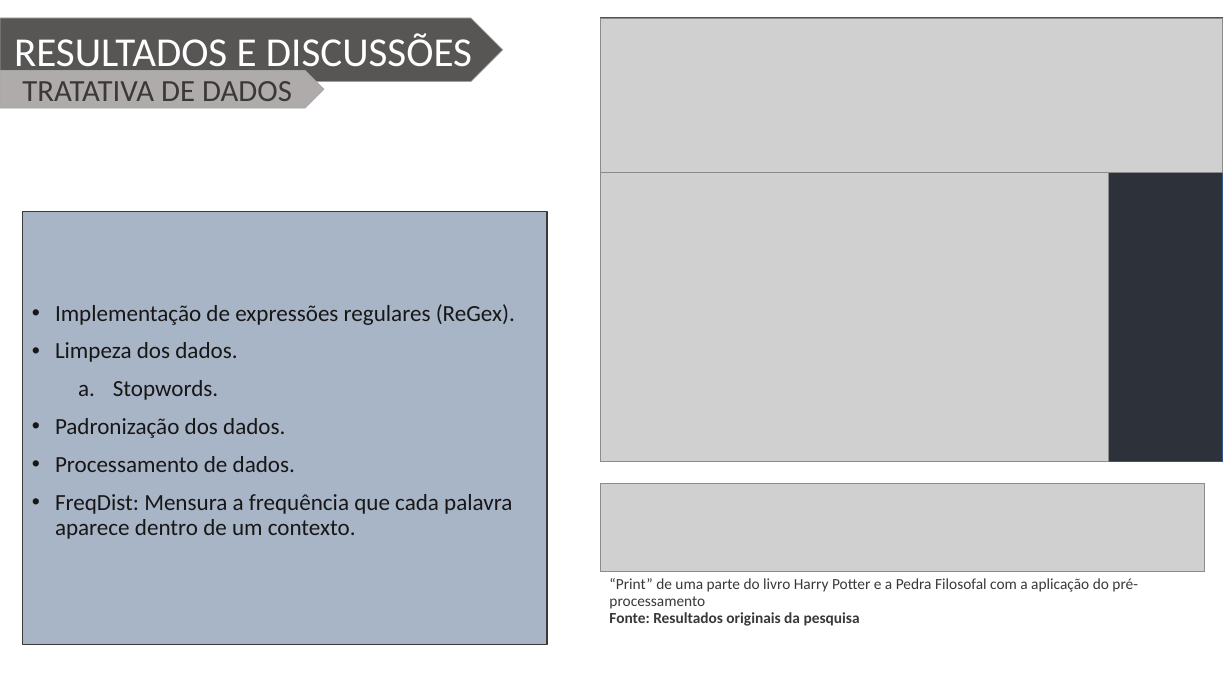
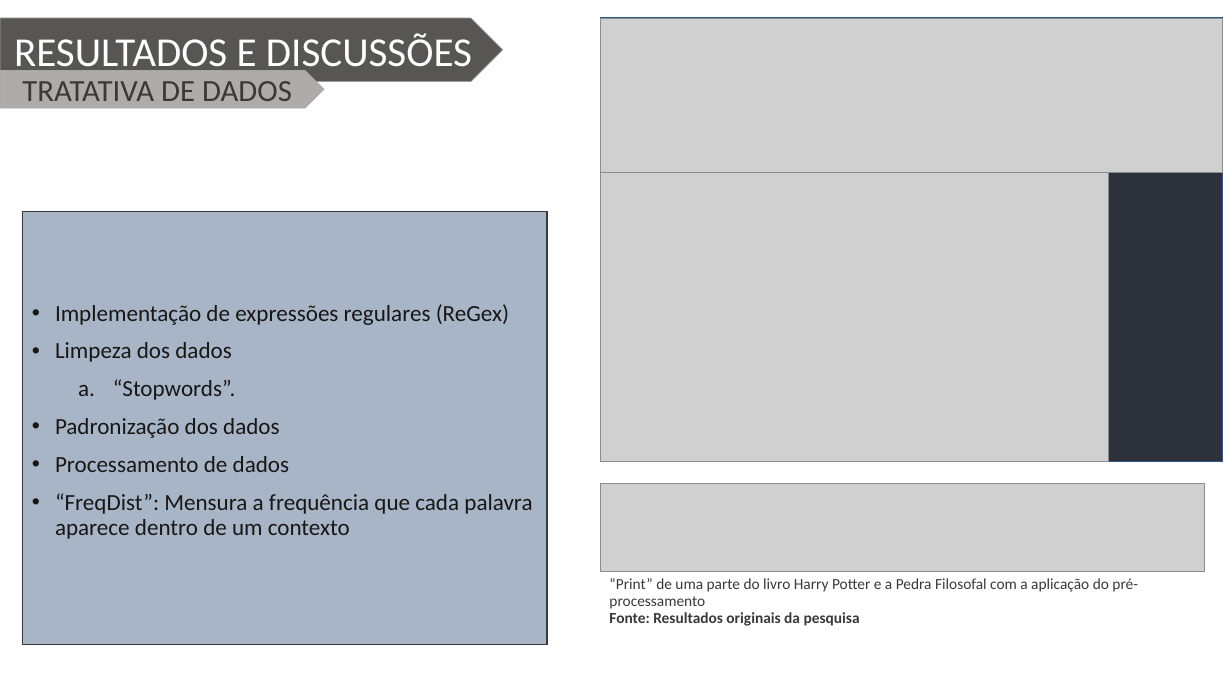
Before and after one commit to Wiryco/Natural-Language-Analysis-And-Processing, a slide deck: slide 8 of Apresentação/Apresentação TCC - Vinícius Andrade Lopes.pptx. Drawn at 1232x693 pixels with LibreOffice and Linux fonts; fonts in the diff are those of the drawing; grey boxes stand for pictures; background and template pictures are left out. Boxes give left, top, right and bottom in pixels: in the first picture for what was removed or moved away, otherwise in the second. Text is boxed around its words. In the diff, an @@ line names an element or a change of style, - is before the commit and + after.

```diff
--- a/Apresentação/Apresentação TCC - Vinícius Andrade Lopes.pptx
+++ b/Apresentação/Apresentação TCC - Vinícius Andrade Lopes.pptx
@@ text in rectangle at [55,304,532,539]: text changed @@
-• Implementação de expressões regulares (ReGex).
-• Limpeza dos dados.
-  a. Stopwords.
-• Padronização dos dados.
-• Processamento de dados.
-• FreqDist: Mensura a frequência que cada palavra aparece dentro de um contexto.
+• Implementação de expressões regulares (ReGex)
+• Limpeza dos dados
+  a. “Stopwords”.
+• Padronização dos dados
+• Processamento de dados
+• “FreqDist”: Mensura a frequência que cada palavra aparece dentro de um contexto
```
Also in this commit, not shown: 11 other slides changed.
